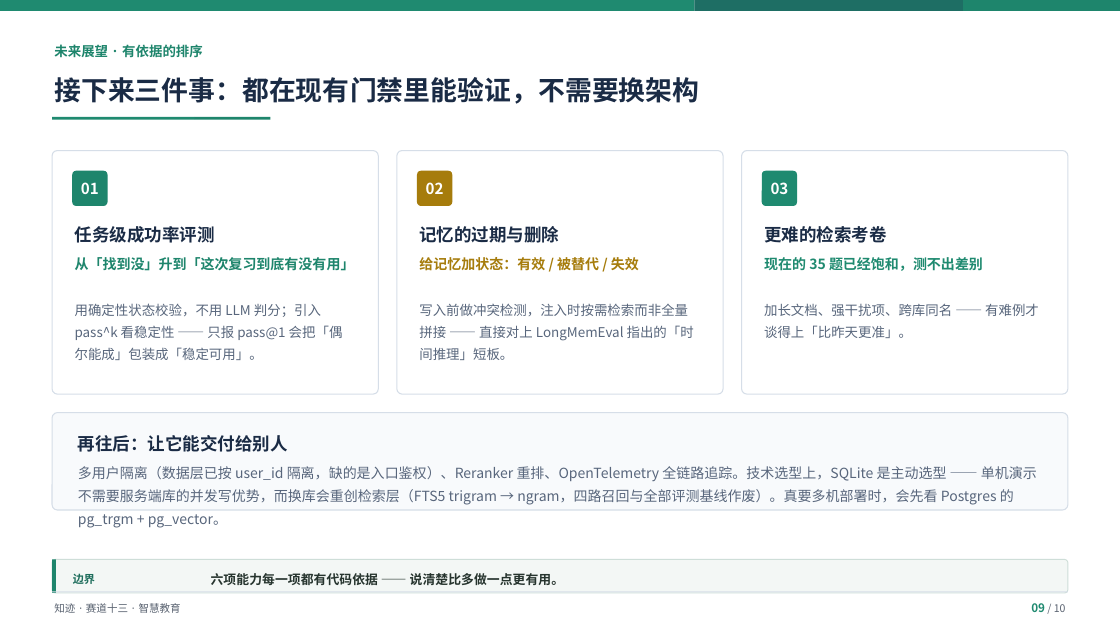
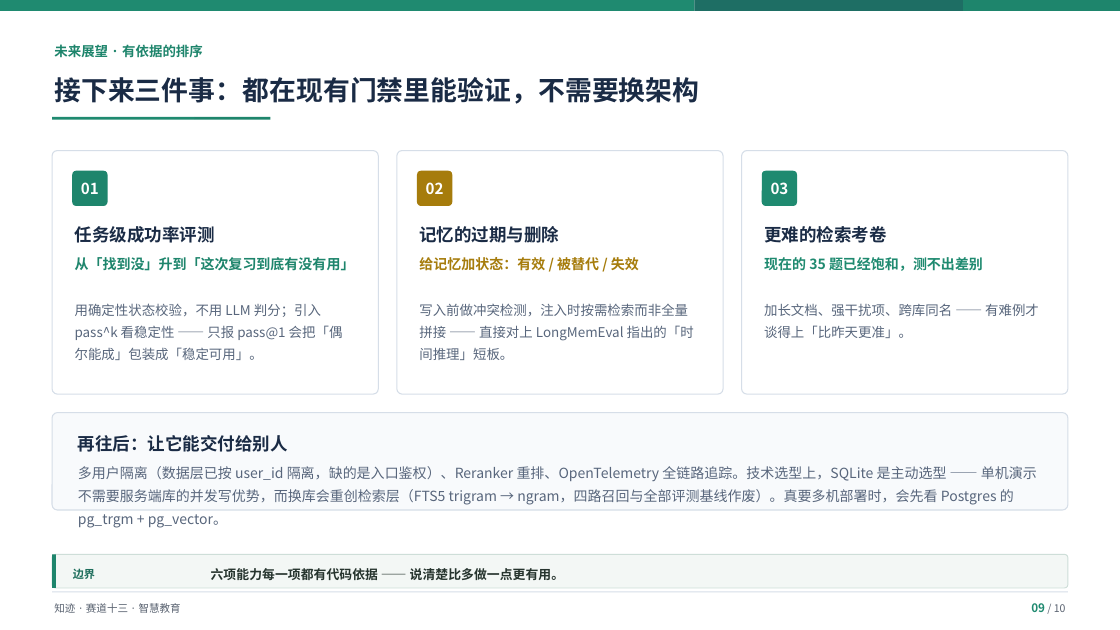
Before and after one commit to Baicaicn23/StudyGraph, a slide deck: slide 9 of docs/作品集/参赛/知迹答辩/知迹答辩.pptx. Drawn at 1120x630 pixels with LibreOffice and Linux fonts; fonts in the diff are those of the drawing. Boxes give left, top, right and bottom in pixels: in the first picture for what was removed or moved away, otherwise in the second. Text is boxed around its words. In the diff, an @@ line names an element or a change of style, - is before the commit and + after.

```diff
--- a/docs/作品集/参赛/知迹答辩/知迹答辩.pptx
+++ b/docs/作品集/参赛/知迹答辩/知迹答辩.pptx
@@ 2 texts, 1 rounded rectangle, 1 rectangle: place and size @@
-2 texts, 1 rounded rectangle, 1 rectangle at [52,560,1068,593]
+2 texts, 1 rounded rectangle, 1 rectangle at [52,555,1068,588]
```
Also in this commit, not shown: 8 other slides changed, 2 other files.
